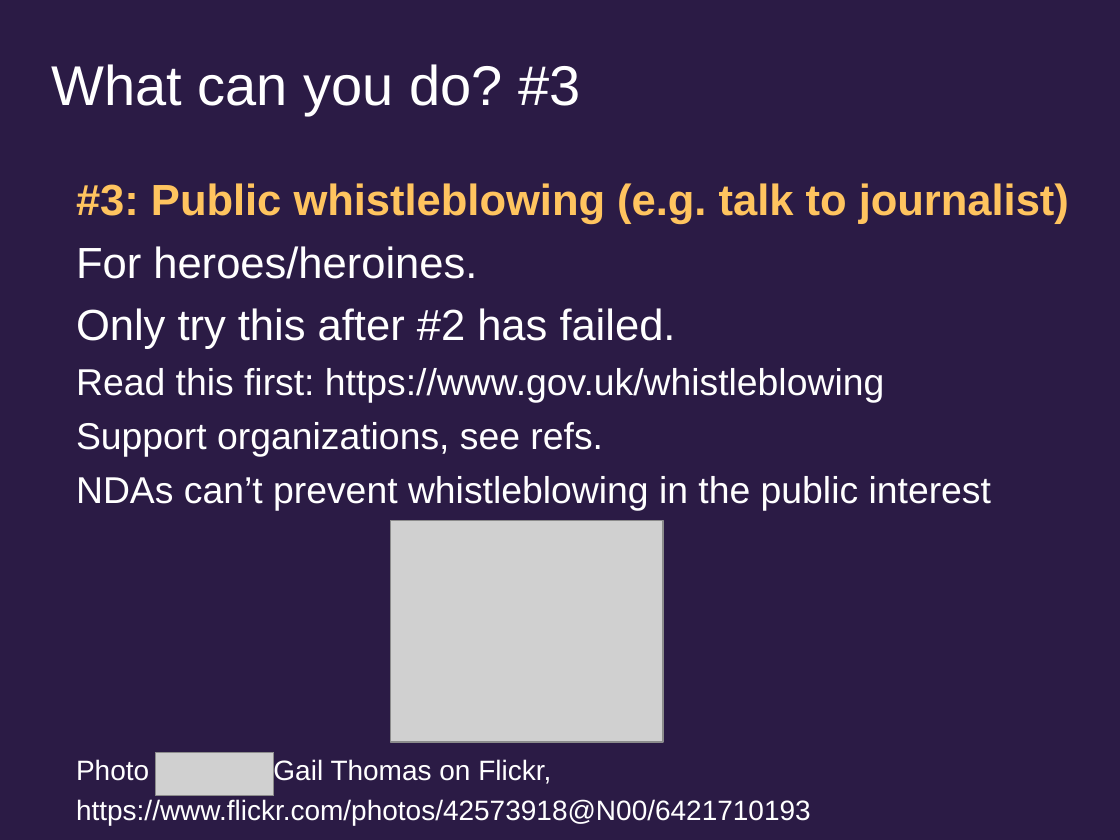
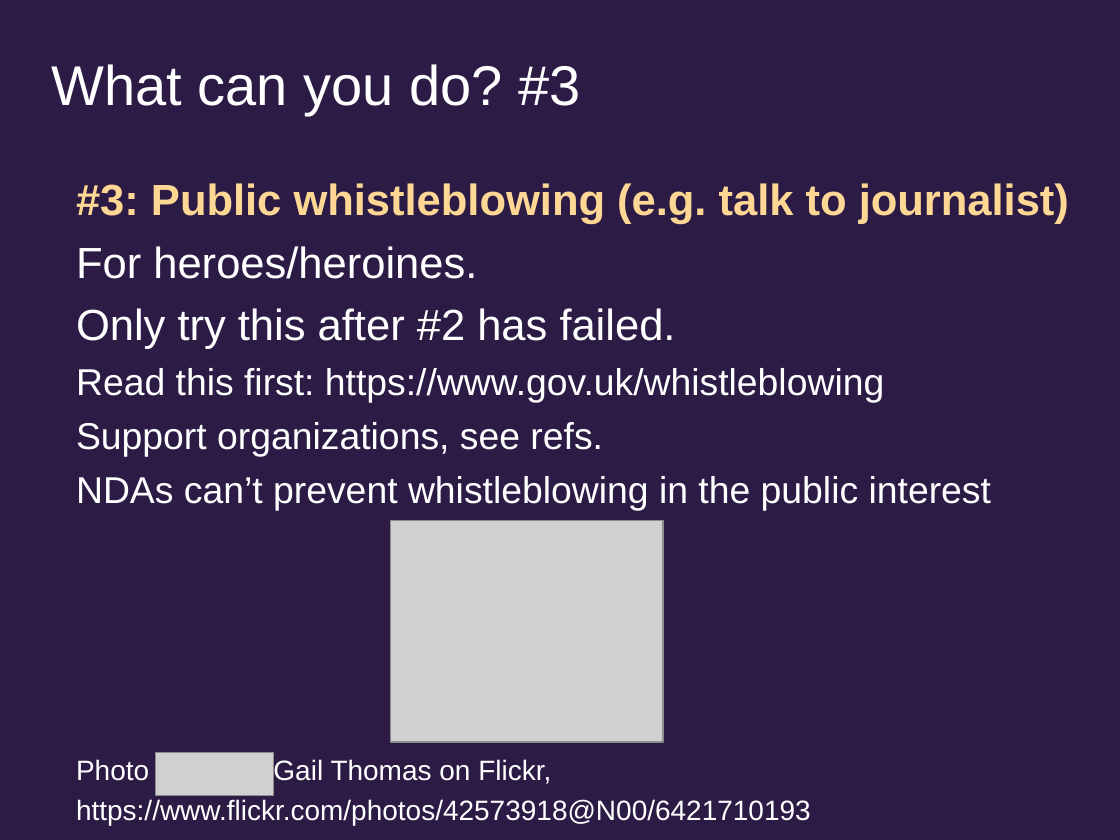
Before and after one commit to uob-COMSM0152/uob-COMSM0152, a slide deck: slide 25 of CDT privacy 2026.pptx (slide 23 before the commit). Drawn at 1120x840 pixels with LibreOffice and Linux fonts; fonts in the diff are those of the drawing; grey boxes stand for pictures. Boxes give left, top, right and bottom in pixels: in the first picture for what was removed or moved away, otherwise in the second. Text is boxed around its words. In the diff, an @@ line names an element or a change of style, - is before the commit and + after.

```diff
--- a/CDT privacy 2026.pptx
+++ b/CDT privacy 2026.pptx
@@ text at (76,183,1069,224): text colour #FFC45F to #FFD794 in "#3: Public whistleblowing (e.g. talk to journalist)" @@
```
Also in this commit, not shown: 10 other slides changed, 3 slides added, 4 slides removed.
